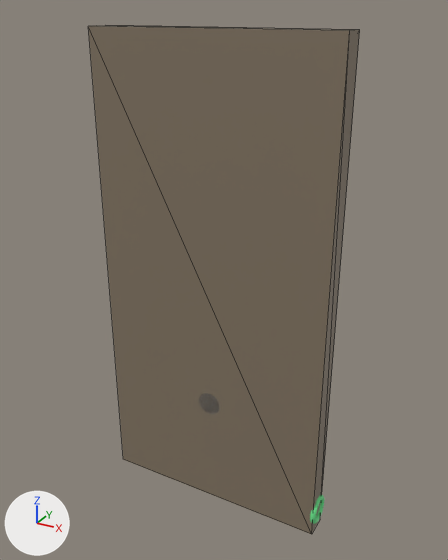
A saved change to the glTF model resources/gltf/Level1.glb.
Camera for both pictures: a 50 mm lens placed at (22.7, -39.6, 21.3), pointed at (0.5, 0.7, 1.1). Lighting does not change. The marker at lower left points along +X, +Y and +Z. Mesh edges are drawn as thin lines on the coarser meshes.

Script lines for the objects in view, before the commit:
```python
mat_wall = principled_material('Wall')
mat_wall.base_color = (0.235, 0.186, 0.13)  # brown #857865
me_plane_011 = bpy.data.meshes.new('Plane.011')
me_plane_011.from_pydata([(10.0, 1.0, 20.0), (10.0, -1.0, 20.0), (-10.0, 1.0, 20.0), (-10.0, -1.0, 20.0)], [], [(0, 1, 3), (0, 3, 2)])
me_plane_011.materials.append(mat_wall)  # brown #857865
me_plane_013 = bpy.data.meshes.new('Plane.013')
me_plane_013.from_pydata([(10.0, 1.0, -20.0), (10.0, -1.0, -20.0), (10.0, 1.0, 20.0), (10.0, -1.0, 20.0)], [], [(0, 1, 3), (0, 3, 2)])
me_plane_013.materials.append(mat_wall)  # brown #857865
me_plane_014 = bpy.data.meshes.new('Plane.014')
me_plane_014.from_pydata([(10.0, -1.0, -20.0), (-10.0, -1.0, -20.0), (10.0, -1.0, 20.0), (-10.0, -1.0, 20.0)], [], [(0, 1, 3), (0, 3, 2)])
me_plane_014.materials.append(mat_wall)  # brown #857865
ob_plane_011 = bpy.data.objects.new('Plane.011', me_plane_011)
ob_plane_011.location = (0.0, 0.0, 0.0)
ob_plane_013 = bpy.data.objects.new('Plane.013', me_plane_013)
ob_plane_013.location = (0.0, 0.0, 0.0)
ob_plane_014 = bpy.data.objects.new('Plane.014', me_plane_014)
ob_plane_014.location = (0.0, 0.0, 0.0)
```
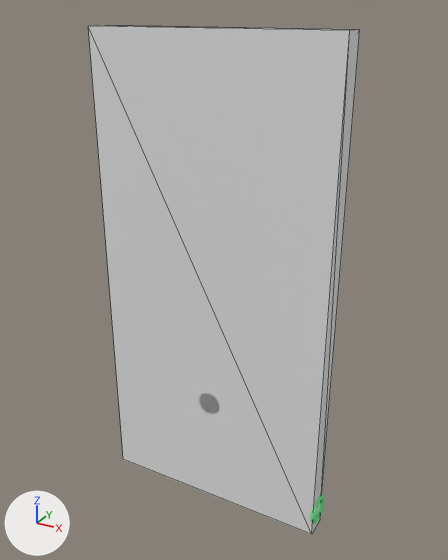
Location of each change, [x1, y1, x2, y2] in pixels of the pictures (448 x 560 px):
```json
{"object": "Plane.014", "change": "recoloured", "before": [88, 26, 349, 534], "after": [88, 26, 349, 534], "on screen": "brown to white"}
{"object": "Plane.013", "change": "recoloured", "before": [312, 30, 360, 533], "after": [312, 30, 360, 533]}
{"object": "Plane.011", "change": "recoloured", "before": [105, 25, 353, 31], "after": [105, 25, 353, 31]}
```

Edits to the scene script, one JSON object a line:
```json
{"op": "set", "path": "mat_wall.base_color", "old": "(0.235, 0.186, 0.13)", "new": "(0.8, 0.8, 0.8)", "note": "brown #857765 -> white #e7e7e7"}
```
